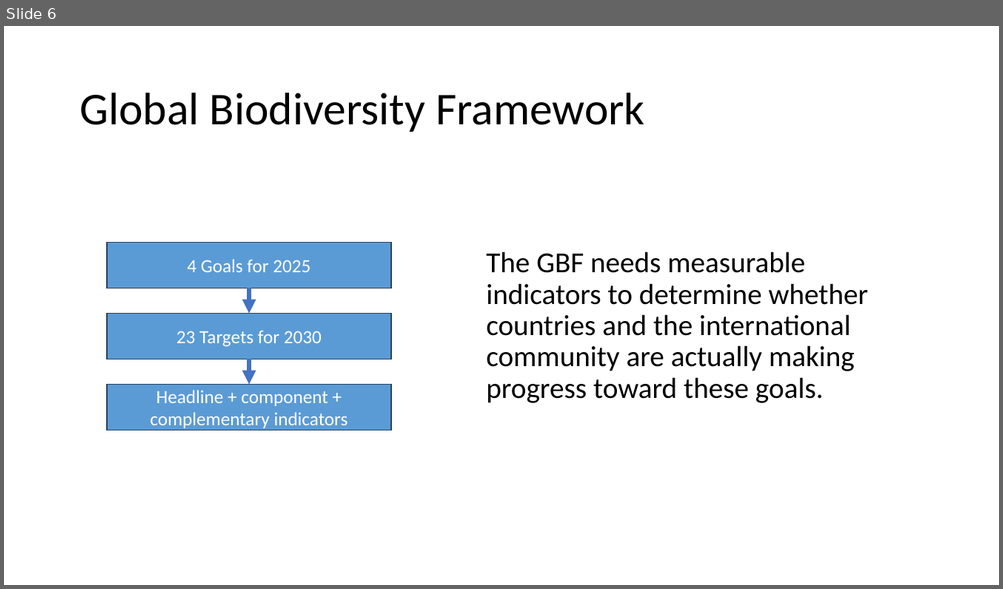
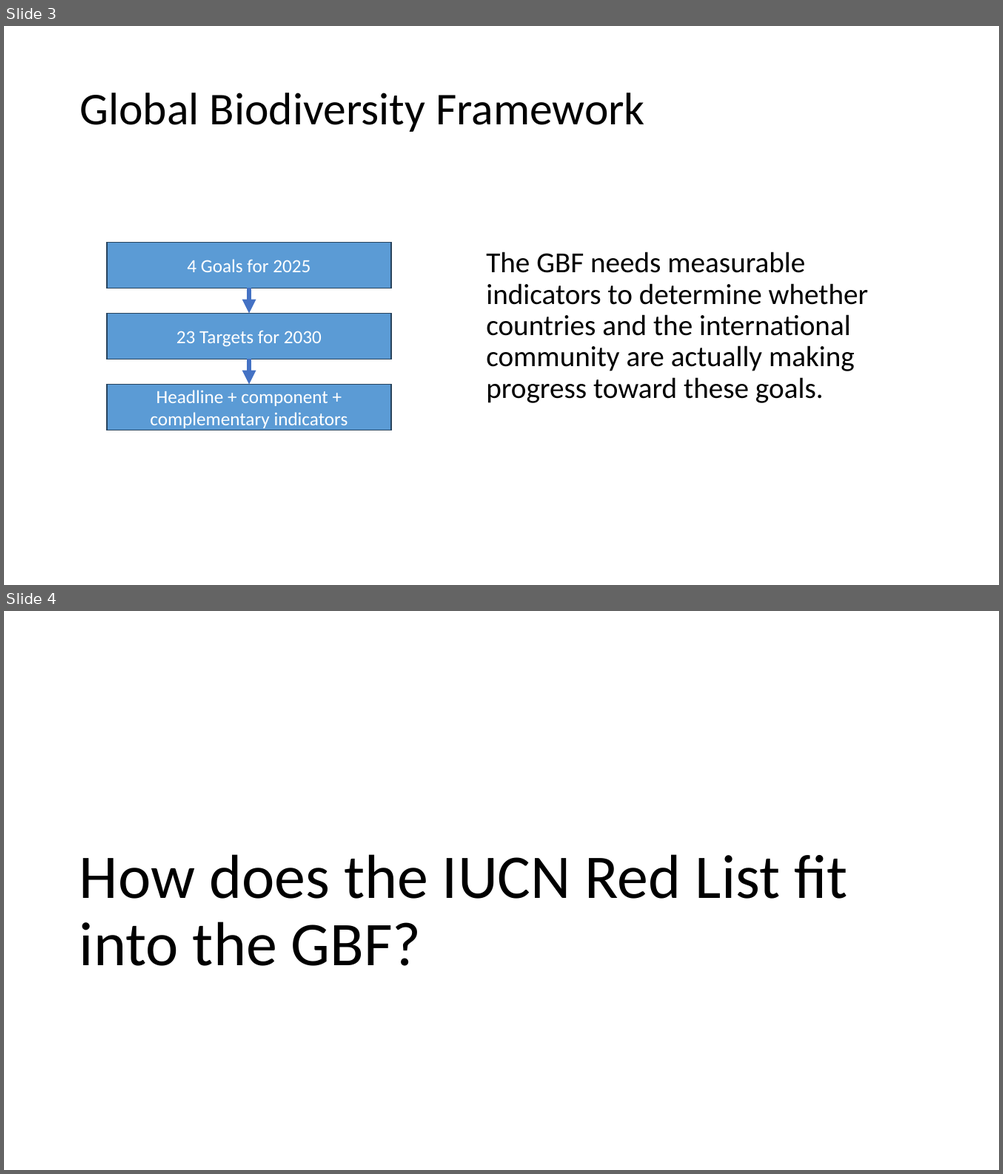
Before and after one commit to ecnrobertson/ecnrobertson.github.io, a slide deck: teaching/ECOL592-007-Species_Listing/resources/IUCN_GBF_intro.pptx. Shown one above the other, each under a label of ours: slide 6 before the commit, slides 3 and 4 after it. The pictures are 1003x589 and 1003x1174 pixels, drawn with LibreOffice and Linux fonts; fonts in the diff are those of the drawing. Boxes give left, top, right and bottom in pixels: in the first picture for what was removed or moved away, otherwise in the second. Text is boxed around its words. In the diff, an @@ line names an element or a change of style, - is before the commit and + after.

```diff
--- a/teaching/ECOL592-007-Species_Listing/resources/IUCN_GBF_intro.pptx
+++ b/teaching/ECOL592-007-Species_Listing/resources/IUCN_GBF_intro.pptx
@@ slide 4 added at (x1=4, y1=611, x2=999, y2=1170), background #FFFFFF @@
@@ title added at (x1=79, y1=854, x2=848, y2=966), 60 pt, text #000000 @@
+How does the IUCN Red List fit into the GBF?
@@ what was slide 6 is now slide 3 @@
```
Also in this commit, not shown: 1 slide changed, 7 other slides added, 1 slide removed.
